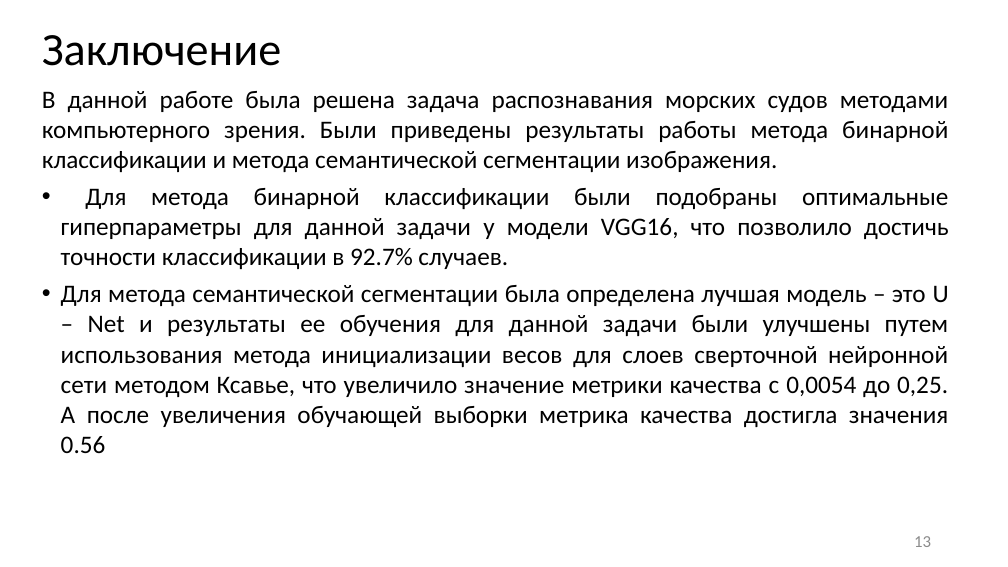
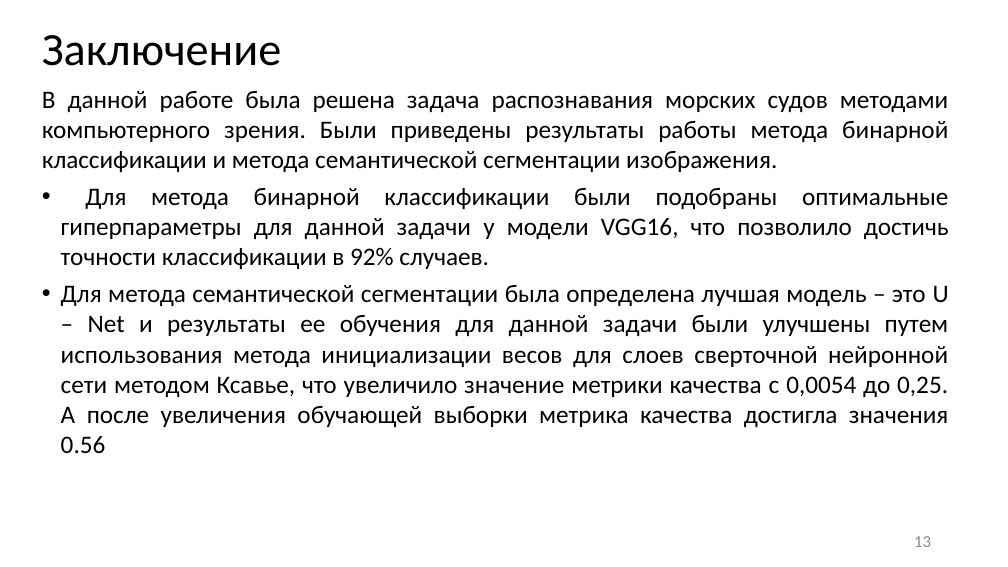
Before and after one commit to JacKira/Airbus_ship_detection, a slide deck: slide 13 of Отчет/ВКР презентация.pptx. Drawn at 1008x567 pixels with LibreOffice and Linux fonts; fonts in the diff are those of the drawing. Boxes give left, top, right and bottom in pixels: in the first picture for what was removed or moved away, otherwise in the second. Text is boxed around its words. In the diff, an @@ line names an element or a change of style, - is before the commit and + after.

```diff
--- a/Отчет/ВКР презентация.pptx
+++ b/Отчет/ВКР презентация.pptx
@@ text at (61, 188, 949, 269): text changed @@
-• Для метода бинарной классификации были подобраны оптимальные гиперпараметры для данной задачи у модели VGG16, что позволило достичь точности классификации в 92.7% случаев.
+• Для метода бинарной классификации были подобраны оптимальные гиперпараметры для данной задачи у модели VGG16, что позволило достичь точности классификации в 92% случаев.
```
